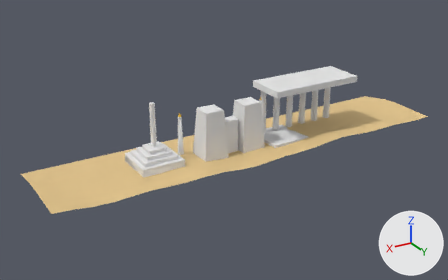
What one commit did to the FBX model Assets/Integrante4/Art/Egipto/egipto_bg_mid.fbx.
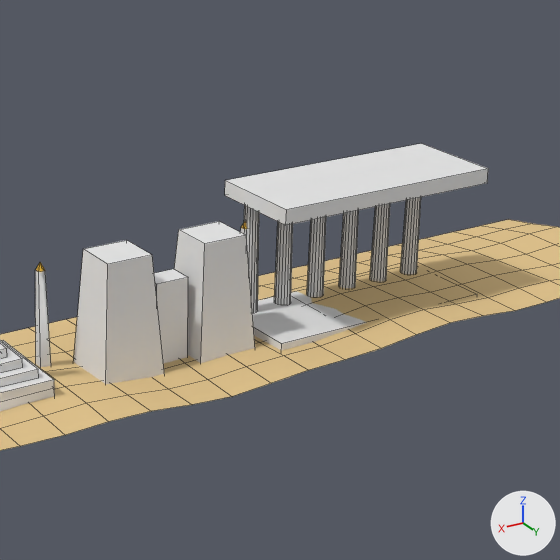
Each version is shown whole from a camera (50 mm lens) standing at (44.7, 76.1, 36.0) and looking at (3.1, 6.7, 1.4), then close up on the part from 37% to 86% of the width and 3% to 83% of the height. The axes (+X, +Y, +Z) are drawn at lower right. The lights are the same throughout. The first two pictures are the older version. The close-ups show mesh edges as thin lines. Where no turn or scale is listed for an object, it has been applied to the vertices. Vertices at exactly the same position are counted once.

Script lines for the objects in view, before the commit:
```python
me_egipto_bg_mid = bpy.data.meshes.new('egipto_bg_mid')
me_egipto_bg_mid.from_pydata(...)  # 629 vertices, 443 faces; spans x -30.0..30.0, y 0.0..14.0, z 0.0..9.0
# faces by material slot: [144, 50, 143, 8, 6, 48, 44]
me_egipto_bg_mid.materials.append(mat_egipto_bg_sand)  # beige #e3c48b
me_egipto_bg_mid.materials.append(mat_egipto_bg_trim)  # white #e7e7e7
me_egipto_bg_mid.materials.append(mat_egipto_bg_stone)  # white #e7e7e7
me_egipto_bg_mid.materials.append(mat_egipto_bg_gold)  # yellow #daa82a
me_egipto_bg_mid.materials.append(mat_egipto_bg_dark)  # black #1e150c
me_egipto_bg_mid.materials.append(mat_egipto_bg_cloth)  # white #f2eee3
me_egipto_bg_mid.materials.append(mat_egipto_bg_skin)  # brown #8b5433
ob_egipto_bg_mid = bpy.data.objects.new('egipto_bg_mid', me_egipto_bg_mid)
ob_egipto_bg_mid.location = (0.0, 0.0, 0.0)
```
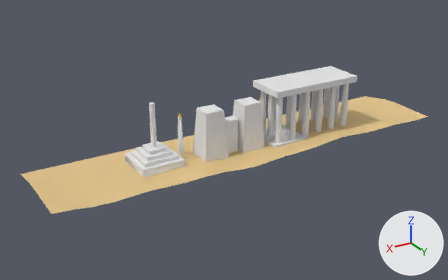
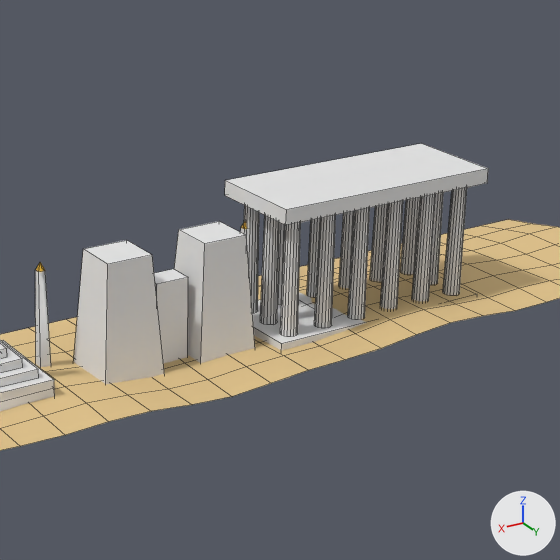
The change, as a list of edits to the scene's bpy script:
```text
Change me_egipto_bg_mid:
    used by ob_egipto_bg_mid; location = (0.0, 0.0, 0.0)
    remove me_egipto_bg_mid.from_pydata(...)  # 629 vertices, 443 faces; spans x -30.0..30.0, y 0.0..14.0, z 0.0..9.0
    add me_egipto_bg_mid.from_pydata(...)  # 885 vertices, 587 faces; spans x -30.0..30.0, y 0.0..14.0, z 0.0..9.0
    me_egipto_bg_mid part 1: a new loose piece, a 16-sided cylinder along z spanning x -16.5..-15.5, y 9.5..10.5, z 0.8..7.8, in mat_egipto_bg_stone (white #e7e7e7)
    me_egipto_bg_mid part 2: a new loose piece, a 16-sided cylinder along z spanning x -14.1..-13.1, y 9.5..10.5, z 0.8..7.8, in mat_egipto_bg_stone (white #e7e7e7)
    me_egipto_bg_mid part 3: a new loose piece, a 16-sided cylinder along z spanning x -11.7..-10.7, y 9.5..10.5, z 0.8..7.8, in mat_egipto_bg_stone (white #e7e7e7)
    me_egipto_bg_mid part 4: a new loose piece, a 16-sided cylinder along z spanning x -9.3..-8.3, y 9.5..10.5, z 0.8..7.8, in mat_egipto_bg_stone (white #e7e7e7)
    me_egipto_bg_mid part 5: a new loose piece, a 16-sided cylinder along z spanning x -6.9..-5.9, y 9.5..10.5, z 0.8..7.8, in mat_egipto_bg_stone (white #e7e7e7)
    me_egipto_bg_mid part 6: a new loose piece, a 16-sided cylinder along z spanning x -4.5..-3.5, y 9.5..10.5, z 0.8..7.8, in mat_egipto_bg_stone (white #e7e7e7)
    me_egipto_bg_mid part 7: a new loose piece, a 16-sided cylinder along z spanning x -16.5..-15.5, y 7.5..8.5, z 0.8..7.8, in mat_egipto_bg_stone (white #e7e7e7)
    me_egipto_bg_mid part 8: a new loose piece, a 16-sided cylinder along z spanning x -4.5..-3.5, y 7.5..8.5, z 0.8..7.8, in mat_egipto_bg_stone (white #e7e7e7)
```

Boxes (x1, y1, x2, y2) around the edits, measured in the close-ups (560 x 560 px):
part 1 of me_egipto_bg_mid, added: after (443, 188, 467, 295)
part 2 of me_egipto_bg_mid, added: after (412, 194, 435, 301)
part 3 of me_egipto_bg_mid, added: after (380, 201, 403, 309)
part 4 of me_egipto_bg_mid, added: after (348, 208, 370, 320)
part 5 of me_egipto_bg_mid, added: after (314, 215, 336, 328)
part 6 of me_egipto_bg_mid, added: after (280, 222, 301, 337)
part 7 of me_egipto_bg_mid, added: after (430, 193, 443, 285)
part 8 of me_egipto_bg_mid, added: after (260, 215, 279, 325)
